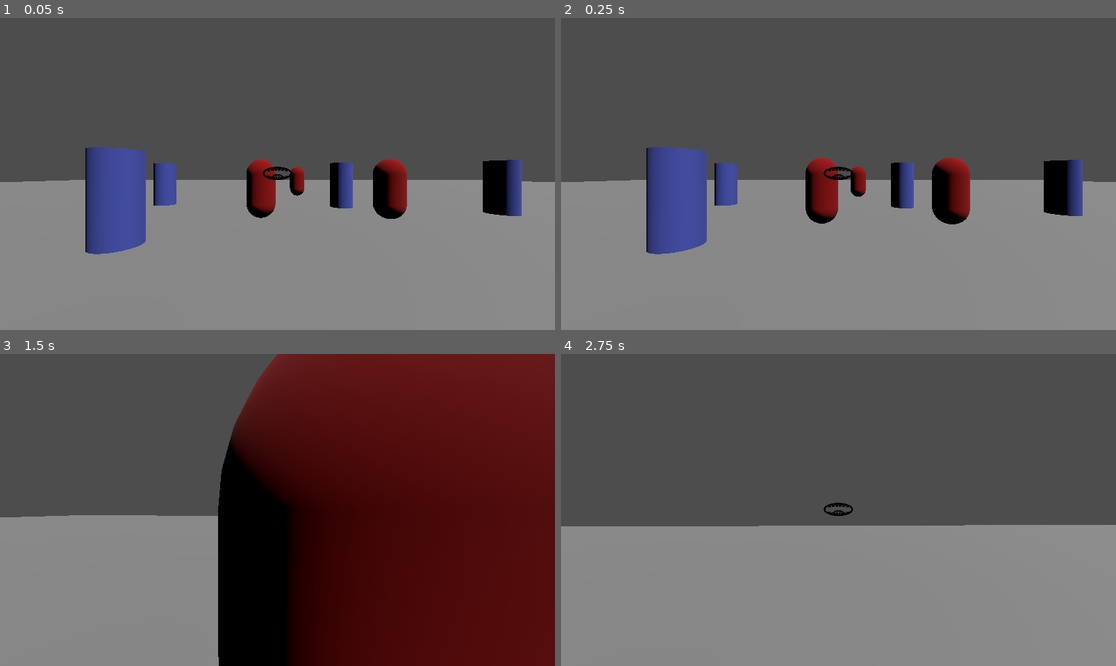
Above: before the commit, frames 1-4 (two rows, left to right).
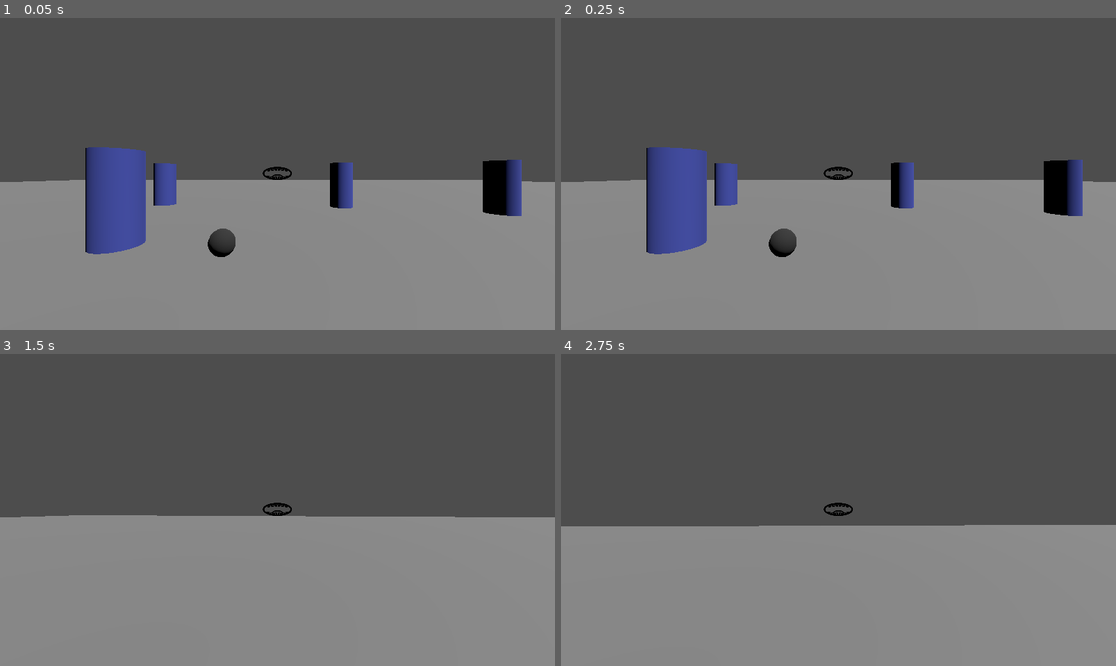
Above: after the commit, the same moments.

Repository: Adam-Gallina/ldj57
Game: Godot game, scene res://test_map.tscn
Two runs of this game, one before a commit and one after it. Both use one fixed random seed, a clock stepped at 60 frames per second and the inputs below.
Inputs (mouse positions are in pixels of both pictures, inside the frame that each line leads up to):
- Up to frame 1 (0.05 s): no input
- Up to frame 2 (0.25 s): no input
- Up to frame 3 (1.5 s): move the mouse to (305, 510) at 0.52 s; hold W (Forward) from 0.53 s (still down); click (305, 510) at 0.6 s; move the mouse to (249, 510) at 1.27 s; click (249, 510) at 1.35 s
- Up to frame 4 (2.75 s): keep holding W (Forward); tap Enter at 2 s; move the mouse to (849, 503) at 2.02 s; hold Shift from 2.03 s (still down); click (849, 503) at 2.3 s

The runs differ from the first frame. In frame 1, 2.5% of the frame differs, in the area x 37-74%, y 45-77%; in frame 2, 3.0%; in frame 3, 59%, in the area x 39-100%, y 0-100%; in frame 4, nothing differs.

Commit message:
Added ability to throw stones

Diff:
--- /dev/null
+++ b/InteractiveObjects/grabbable.gd
@@ -0,0 +1,7 @@
+extends Interactive
+class_name Grabbable
+
+@export var ItemName = "Unnamed Item"
+
+func interact():
+    return true
--- /dev/null
+++ b/InteractiveObjects/interactive.gd
@@ -0,0 +1,5 @@
+extends Node3D
+class_name Interactive
+
+func interact():
+    return false
--- /dev/null
+++ b/InteractiveObjects/lever.gd
@@ -0,0 +1,26 @@
+extends Interactive
+
+signal triggered(state)
+signal activatated()
+signal deactivated()
+
+@export var ActiveAngle = -45
+@export var InactiveAngle = 45
+@export var Active = false
+@export var Locked = false
+
+@onready var _pivot = $Pivot
+
+
+func interact():
+    if Locked:
+        return false
+
+    Active = not Active
+    triggered.emit(Active)
+    if Active: activatated.emit()
+    else: deactivated.emit()
+
+    _pivot.rotation.x = deg_to_rad(ActiveAngle if Active else InactiveAngle)
+
+    return true
--- /dev/null
+++ b/InteractiveObjects/lever.tscn
@@ -0,0 +1,28 @@
+[gd_scene load_steps=4 format=3 uid="uid://mecow5oc1hsn"]
+
+[ext_resource type="Script" uid="uid://hefskbbgjw73" path="res://InteractiveObjects/lever.gd" id="1_7gs44"]
+
+[sub_resource type="BoxShape3D" id="BoxShape3D_hcok6"]
+size = Vector3(0.483154, 1, 0.499023)
+
+[sub_resource type="CylinderMesh" id="CylinderMesh_0ro26"]
+top_radius = 0.125
+bottom_radius = 0.125
+height = 0.5
+
+[node name="Lever" type="StaticBody3D"]
+collision_layer = 8
+collision_mask = 0
+script = ExtResource("1_7gs44")
+
+[node name="CollisionShape3D" type="CollisionShape3D" parent="."]
+transform = Transform3D(1, 0, 0, 0, 1, 0, 0, 0, 1, 0.00183105, 0, -0.250488)
+shape = SubResource("BoxShape3D_hcok6")
+
+[node name="Pivot" type="Node3D" parent="."]
+transform = Transform3D(1, 0, 0, 0, 0.707107, -0.707107, 0, 0.707107, 0.707107, 0, 0, 0)
+
+[node name="MeshInstance3D" type="MeshInstance3D" parent="Pivot"]
+transform = Transform3D(1, 0, 0, 0, -4.37114e-08, -1, 0, 1, -4.37114e-08, 0, 0, -0.25)
+mesh = SubResource("CylinderMesh_0ro26")
+skeleton = NodePath("")
--- /dev/null
+++ b/InteractiveObjects/stone.tscn
@@ -0,0 +1,30 @@
+[gd_scene load_steps=5 format=3 uid="uid://bylpqhh4h8jpi"]
+
+[ext_resource type="Script" uid="uid://dn1xdkf1cabjq" path="res://InteractiveObjects/grabbable.gd" id="1_wwsfp"]
+
+[sub_resource type="SphereShape3D" id="SphereShape3D_7g2ph"]
+radius = 0.25
+
+[sub_resource type="StandardMaterial3D" id="StandardMaterial3D_wwsfp"]
+albedo_color = Color(0.221665, 0.221665, 0.221665, 1)
+
+[sub_resource type="SphereMesh" id="SphereMesh_5m51f"]
+radius = 0.25
+height = 0.5
+radial_segments = 16
+rings = 8
+
+[node name="Stone" type="RigidBody3D"]
+collision_layer = 8
+collision_mask = 12
+linear_damp = 2.0
+angular_damp = 3.0
+script = ExtResource("1_wwsfp")
+ItemName = "Stone"
+
+[node name="CollisionShape3D" type="CollisionShape3D" parent="."]
+shape = SubResource("SphereShape3D_7g2ph")
+
+[node name="MeshInstance3D" type="MeshInstance3D" parent="."]
+material_override = SubResource("StandardMaterial3D_wwsfp")
+mesh = SubResource("SphereMesh_5m51f")
--- /dev/null
+++ b/Player/inventory.gd
@@ -0,0 +1,29 @@
+extends Node
+
+var stones : Array[Node3D] = []
+
+var items : Dictionary = {}
+
+func add_item(item):
+    if not item is Grabbable: return
+
+    if item.ItemName == 'Stone':
+        stones.append(item)
+        item.get_parent().remove_child(item)
+    else:
+        items[item.ItemName] = item
+
+func contains_item(item_name):
+    return items.find_key(item_name)
+
+func remove_item(item_name):
+    if contains_item(item_name):
+        var item = items[item_name]
+        items.erase(item_name)
+        return item
+    return null
+
+func remove_stone():
+    var s = stones.pop_front()
+    get_parent().get_parent().add_child(s)
+    return s
--- a/Player/player.tscn
+++ b/Player/player.tscn
@@ -1,7 +1,8 @@
-[gd_scene load_steps=4 format=3 uid="uid://fcfvs6lptyxx"]
+[gd_scene load_steps=5 format=3 uid="uid://fcfvs6lptyxx"]
 
 [ext_resource type="Script" uid="uid://flotiam5n1l6" path="res://Player/player_controller.gd" id="1_4flbx"]
 [ext_resource type="Texture2D" uid="uid://nm8xwqgqnuib" path="res://Player/Mouth.png" id="2_4ntmi"]
+[ext_resource type="Script" uid="uid://djxg3vwa8oe4t" path="res://Player/inventory.gd" id="3_btcbx"]
 
 [sub_resource type="CapsuleShape3D" id="CapsuleShape3D_onrkg"]
 
@@ -17,7 +18,7 @@
 
 [node name="RayCast3D" type="RayCast3D" parent="Camera3D"]
 target_position = Vector3(0, 0, -100)
-collision_mask = 2
+collision_mask = 10
 
 [node name="CanvasLayer" type="CanvasLayer" parent="."]
 
@@ -36,3 +37,6 @@
 texture = ExtResource("2_4ntmi")
 expand_mode = 2
 stretch_mode = 4
+
+[node name="Inventory" type="Node" parent="."]
+script = ExtResource("3_btcbx")
--- a/Player/player_controller.gd
+++ b/Player/player_controller.gd
@@ -3,10 +3,13 @@
 @export_category('Movement')
 @export var MoveSpeed = 10
 
+@export_category('Interaction')
+@export var MaxInteractionDist = 10
+@onready var _inventory = $Inventory
+
 @export_category('Combat')
-@export var AttackSpeed = 0
 @export var AttackDamage = 1
-var _attack_cooldown = 0
+@export var ThrowStrenth = 20
 
 @export_category('Camera')
 @export var CamSpeed = .125
@@ -53,11 +56,26 @@
 	return dir
 
 func _handle_input(_delta):
-	if raycast.is_colliding():
-		if Input.is_action_just_pressed('Fire'):
+	if Input.is_action_just_pressed('Fire'):
+		if raycast.is_colliding():
 			var hit = raycast.get_collider()
-			if hit is EnemyBase:
-				hit.damage(AttackDamage)
+			if hit is Interactive and global_position.distance_to(hit.global_position) <= MaxInteractionDist:
+				if hit is Grabbable:
+					if hit.interact():
+						_inventory.add_item(hit)
+				else:
+					hit.interact()
+			#elif hit is EnemyBase:
+			#	hit.damage(AttackDamage)
+		else:
+			var s = _inventory.remove_stone()
+			if s != null:
+				_throw_stone(s)
+
+
+func _throw_stone(stone:RigidBody3D):
+	stone.global_position = raycast.global_position
+	stone.linear_velocity = -raycast.global_transform.basis.z * ThrowStrenth
 
 
 func set_camera(p: float, y: float):
--- a/project.godot
+++ b/project.godot
@@ -53,6 +53,7 @@
 3d_physics/layer_1="Player"
 3d_physics/layer_2="Enemy"
 3d_physics/layer_3="Environment"
+3d_physics/layer_4="Interactive"
 3d_physics/layer_5="Layer 5"
 
 [rendering]
--- a/test_map.tscn
+++ b/test_map.tscn
@@ -1,7 +1,8 @@
-[gd_scene load_steps=9 format=3 uid="uid://bg2fd2c5t3wyv"]
+[gd_scene load_steps=11 format=3 uid="uid://bg2fd2c5t3wyv"]
 
 [ext_resource type="PackedScene" uid="uid://fcfvs6lptyxx" path="res://Player/player.tscn" id="1_4qc02"]
-[ext_resource type="PackedScene" uid="uid://bvicqjrvh1m14" path="res://enemy.tscn" id="2_4wuf8"]
+[ext_resource type="PackedScene" uid="uid://mecow5oc1hsn" path="res://InteractiveObjects/lever.tscn" id="2_4wuf8"]
+[ext_resource type="PackedScene" uid="uid://bylpqhh4h8jpi" path="res://InteractiveObjects/stone.tscn" id="3_s02eq"]
 
 [sub_resource type="NavigationMesh" id="NavigationMesh_4wuf8"]
 vertices = PackedVector3Array(-10.75, 0.499998, -5.25, -6.75, 0.499998, -9.75, -6.75, 0.499998, -10.75, -12.25, 0.49999 …(2110 unchanged characters)…
@@ -19,6 +20,10 @@
 [sub_resource type="CylinderMesh" id="CylinderMesh_4wuf8"]
 
 [sub_resource type="CylinderShape3D" id="CylinderShape3D_s02eq"]
+
+[sub_resource type="SphereMesh" id="SphereMesh_s02eq"]
+radius = 0.25
+height = 0.5
 
 [node name="TestMap" type="Node3D"]
 
@@ -199,14 +204,16 @@
 [node name="DirectionalLight3D" type="DirectionalLight3D" parent="."]
 transform = Transform3D(0.879897, 0.15338, 0.449728, -0.475164, 0.284026, 0.832796, 0, -0.946469, 0.322794, 0, 4.58988, 0.0269973)
 
-[node name="Enemy" parent="." instance=ExtResource("2_4wuf8")]
-transform = Transform3D(1, 0, 0, 0, 1, 0, 0, 0, 1, -0.576912, 0, -7.13161)
-AttackDist = 5
-
-[node name="Enemy2" parent="." instance=ExtResource("2_4wuf8")]
-transform = Transform3D(1, 0, 0, 0, 1, 0, 0, 0, 1, 3.78566, 0, -6.90578)
-AttackDist = 5
-
-[node name="Enemy3" parent="." instance=ExtResource("2_4wuf8")]
-transform = Transform3D(1, 0, 0, 0, 1, 0, 0, 0, 1, 1.38443, 0, -14.2921)
-AttackDist = 5
+[node name="Lever" parent="." instance=ExtResource("2_4wuf8")]
+transform = Transform3D(-0.691437, 0, 0.722436, 0, 1, 0, -0.722436, 0, -0.691437, 4.77573, 1.19045, -2.39418)
+
+[node name="MeshInstance3D" type="MeshInstance3D" parent="."]
+transform = Transform3D(1, 0, 0, 0, 1, 0, 0, 0, 1, 5.183, 2.53212, -2.76902)
+visible = false
+mesh = SubResource("SphereMesh_s02eq")
+
+[node name="Stone" parent="." instance=ExtResource("3_s02eq")]
+transform = Transform3D(1, 0, 0, 0, 1, 0, 0, 0, 1, -1.01131, 0.25, -3.71499)
+
+[connection signal="activatated" from="Lever" to="MeshInstance3D" method="show"]
+[connection signal="deactivated" from="Lever" to="MeshInstance3D" method="hide"]
Not shown, added: InteractiveObjects/grabbable.gd.uid
Not shown, added: InteractiveObjects/interactive.gd.uid
Not shown, added: InteractiveObjects/lever.gd.uid
Not shown, added: Player/inventory.gd.uid
